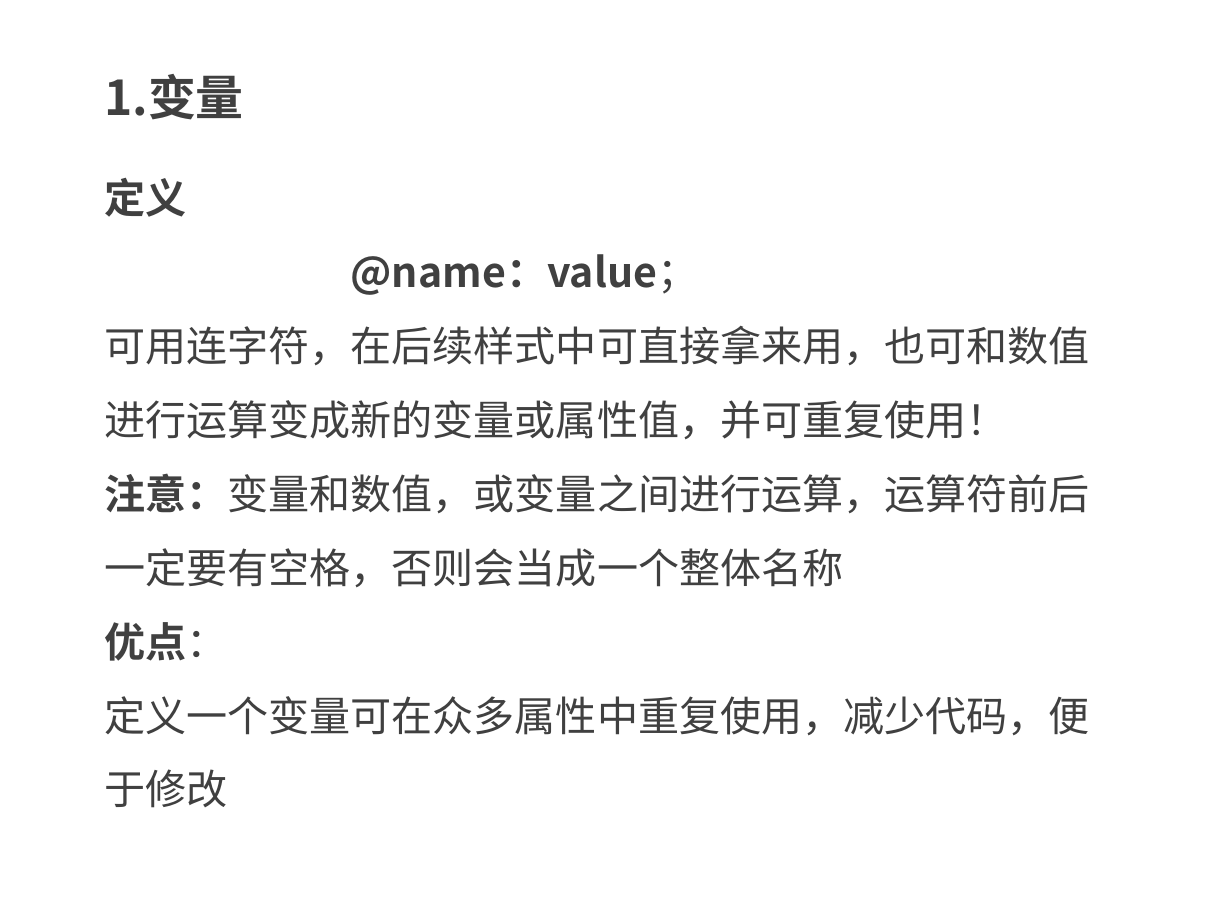
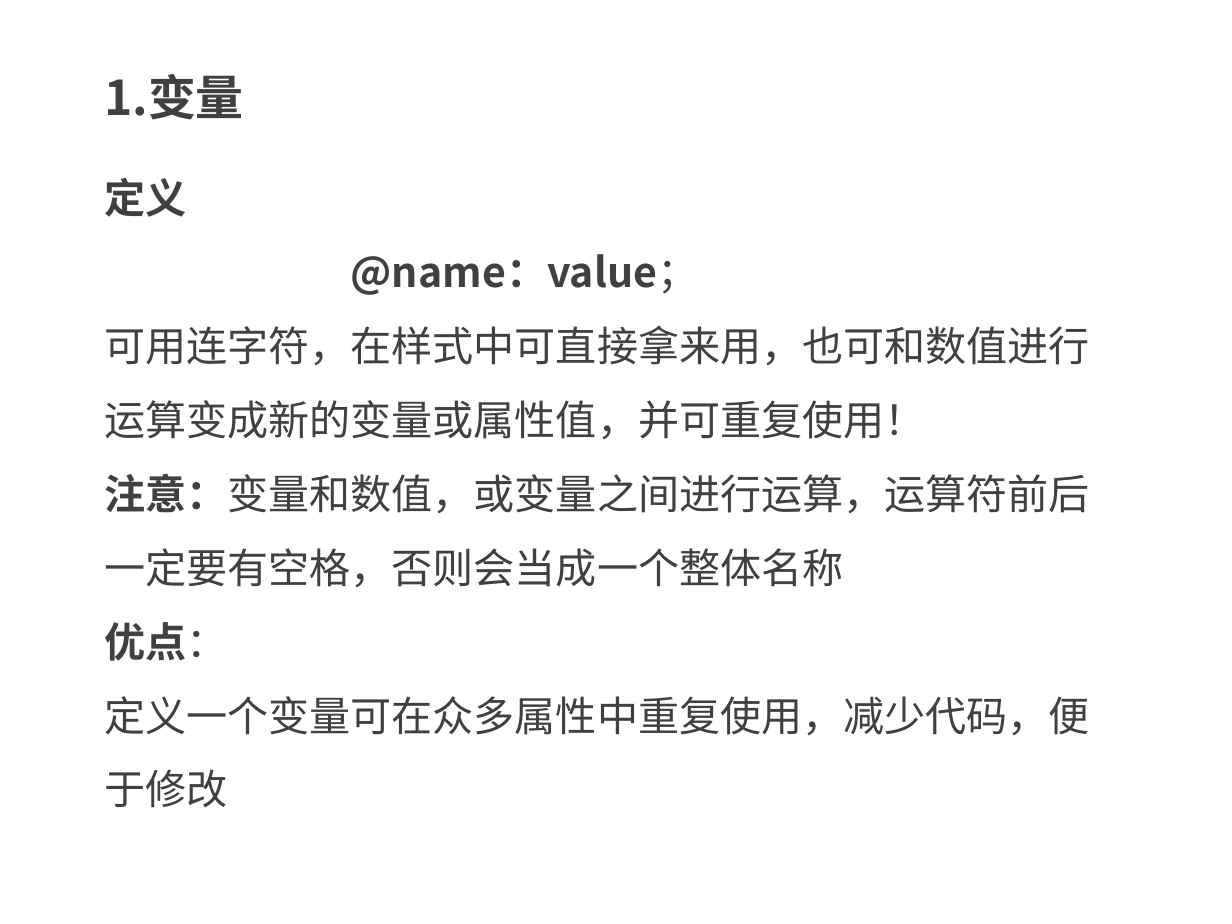
Before and after one commit to kong66/less-class, a slide deck: slide 2 of less-2-变量.pptx. Drawn at 1232x924 pixels with LibreOffice and Linux fonts; fonts in the diff are those of the drawing. Boxes give left, top, right and bottom in pixels: in the first picture for what was removed or moved away, otherwise in the second. Text is boxed around its words. In the diff, an @@ line names an element or a change of style, - is before the commit and + after.

```diff
--- a/less-2-变量.pptx
+++ b/less-2-变量.pptx
@@ text at [104, 326, 1090, 439]: text changed @@
-可用连字符，在后续样式中可直接拿来用，也可和数值进行运算变成新的变量或属性值，并可重复使用！
+可用连字符，在样式中可直接拿来用，也可和数值进行运算变成新的变量或属性值，并可重复使用！
```
Also in this commit, not shown: 3 other slides changed, 1 slide added, 1 slide removed, 8 other files.
